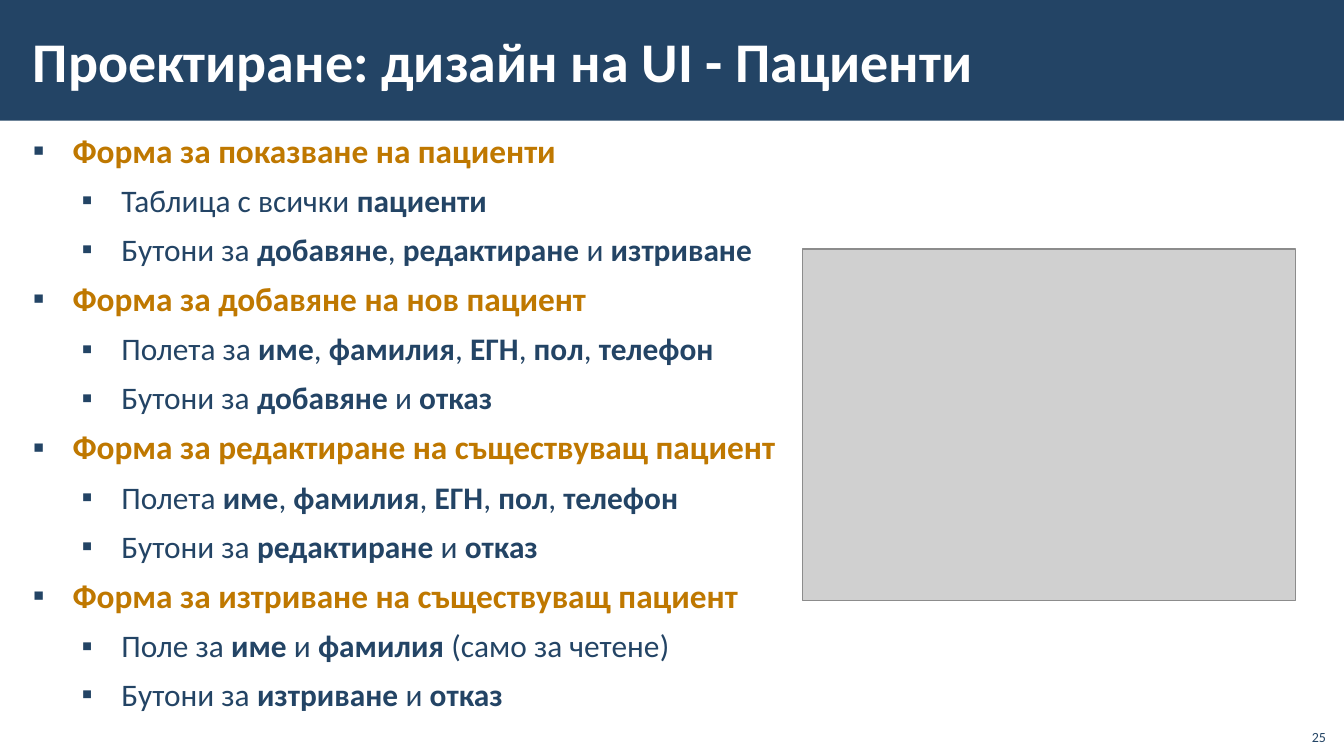
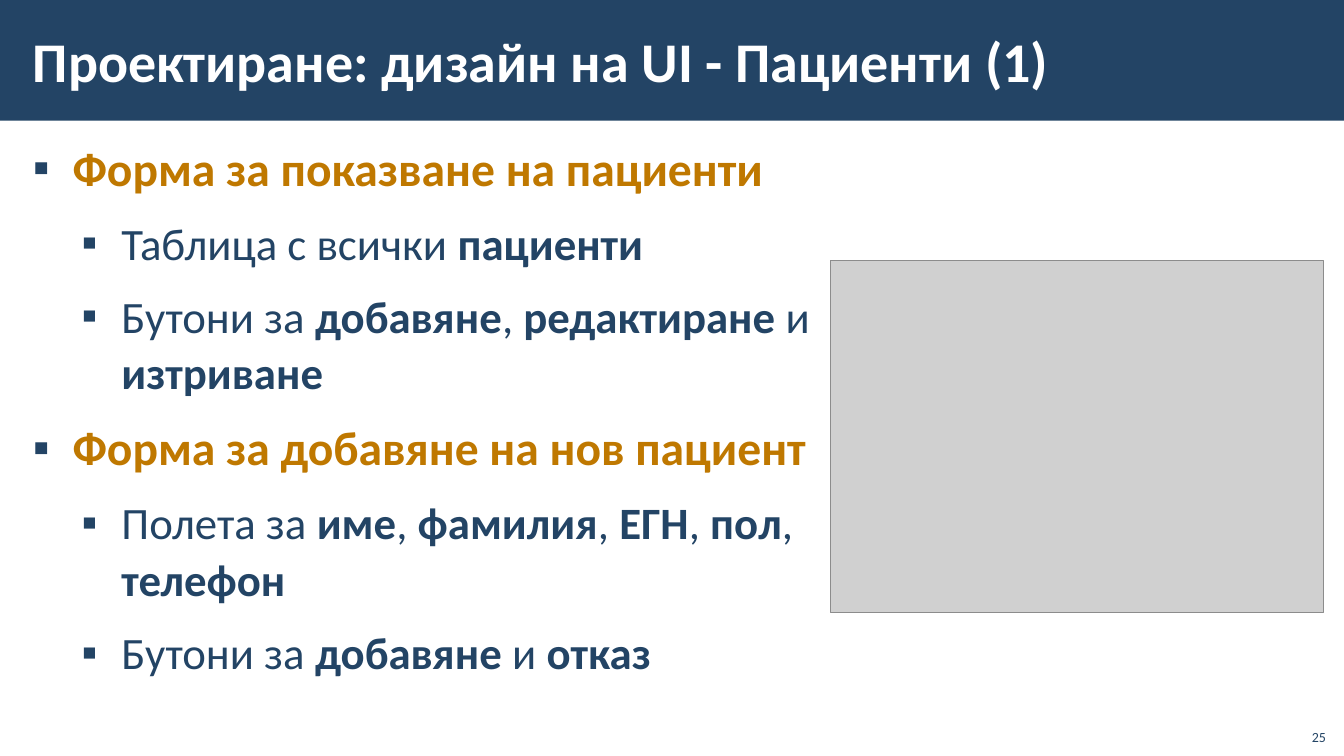
Before and after one commit to BG-IT-Edu/School-Programming, a slide deck: slide 25 of Courses/Software-Sciences/Module-4-Information-Systems-New/09-Lifecycle-of-Information-System/09-Lifecycle-of-Information-System.pptx. Drawn at 1344x756 pixels with LibreOffice and Linux fonts; fonts in the diff are those of the drawing; grey boxes stand for pictures; background and template pictures are left out. Boxes give left, top, right and bottom in pixels: in the first picture for what was removed or moved away, otherwise in the second. Text is boxed around its words. In the diff, an @@ line names an element or a change of style, - is before the commit and + after.

```diff
--- a/Courses/Software-Sciences/Module-4-Information-Systems-New/09-Lifecycle-of-Information-System/09-Lifecycle-of-Information-System.pptx
+++ b/Courses/Software-Sciences/Module-4-Information-Systems-New/09-Lifecycle-of-Information-System/09-Lifecycle-of-Information-System.pptx
@@ title at <box>33,40,1048,91</box>: text changed @@
-Проектиране: дизайн на UI - Пациенти
+Проектиране: дизайн на UI - Пациенти (1)
@@ text "Форма за показване на пациенти" at <box>73,154,810,677</box>: size 23.8 to 34 pt in "Форма за показване на пациенти", "Форма за добавяне на нов пациент"; size 22.4 to 32 pt in "Таблица с всички пациенти", "Бутони за добавяне, редактиране и изтриване", "Полета за име, фамилия, ЕГН, пол, телефон", "Бутони за добавяне и отказ"; line spacing 0.85 to 1.05 @@
@@ picture: place and size @@
-picture at <box>803,249,1296,601</box>
+picture at <box>831,261,1324,613</box>
@@ text at <box>73,436,775,711</box>: paragraphs removed @@
-▪ Форма за редактиране на съществуващ пациент
-  ▪ Полета име, фамилия, ЕГН, пол, телефон
-  ▪ Бутони за редактиране и отказ
-▪ Форма за изтриване на съществуващ пациент
-  ▪ Поле за име и фамилия (само за четене)
-  ▪ Бутони за изтриване и отказ
```
Also in this commit, not shown: 9 other slides changed, 3 slides added.
